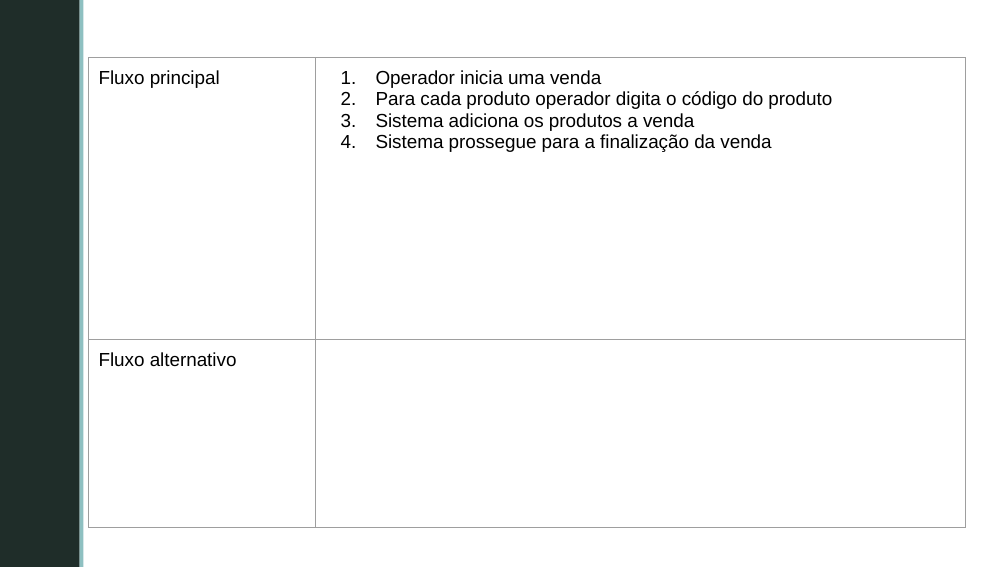
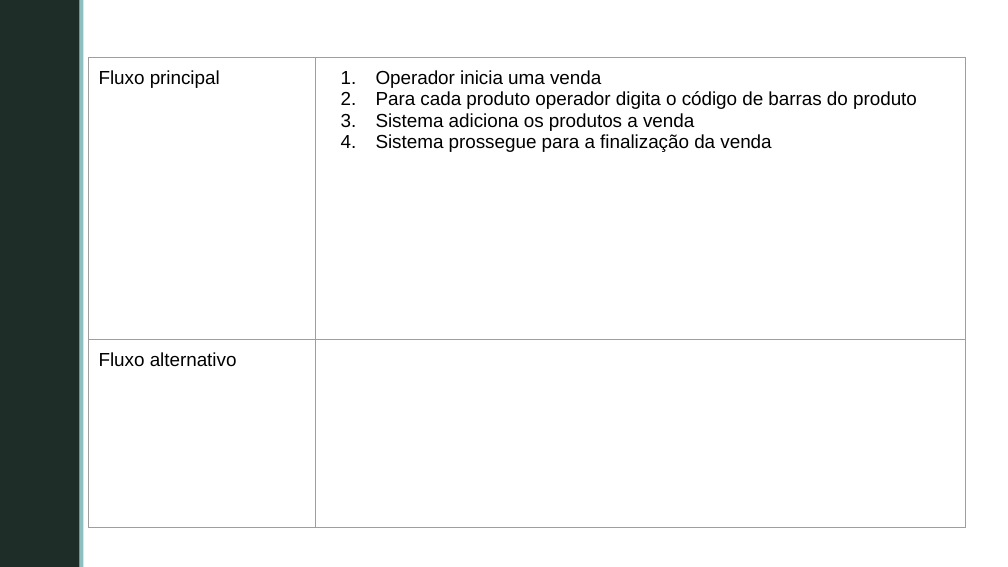
Before and after one commit to GabrielFVieira/PDV_Grupo5_Projeto_Software, a slide deck: slide 16 of documentos/CasosDeUso_Requisitos.pptx (slide 13 before the commit). Drawn at 1008x567 pixels with LibreOffice and Linux fonts; fonts in the diff are those of the drawing; background and template pictures are left out. Boxes give left, top, right and bottom in pixels: in the first picture for what was removed or moved away, otherwise in the second. Text is boxed around its words. In the diff, an @@ line names an element or a change of style, - is before the commit and + after.

```diff
--- a/documentos/CasosDeUso_Requisitos.pptx
+++ b/documentos/CasosDeUso_Requisitos.pptx
@@ table at [89,57,966,388] @@
-row 1, column 2: Operador inicia uma venda / Para cada produto operador digita o código do produto / Sistema adiciona os produtos a venda / Sistema prossegue para a finalização da venda
+row 1, column 2: Operador inicia uma venda / Para cada produto operador digita o código de barras do produto / Sistema adiciona os produtos a venda / Sistema prossegue para a finalização da venda
```
Also in this commit, not shown: 8 other slides changed, 1 slide added, 1 slide removed, 1 other file.
